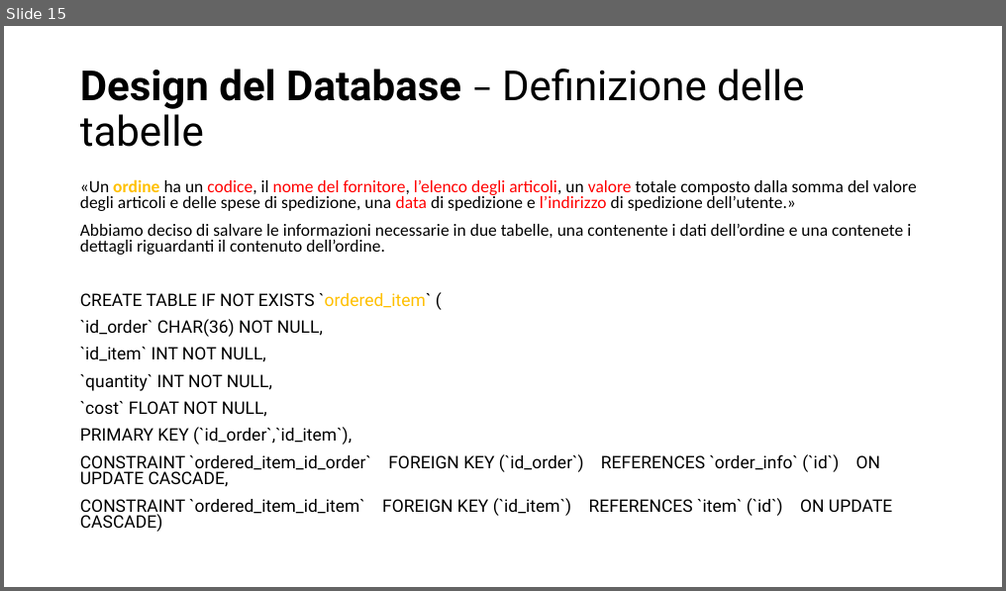
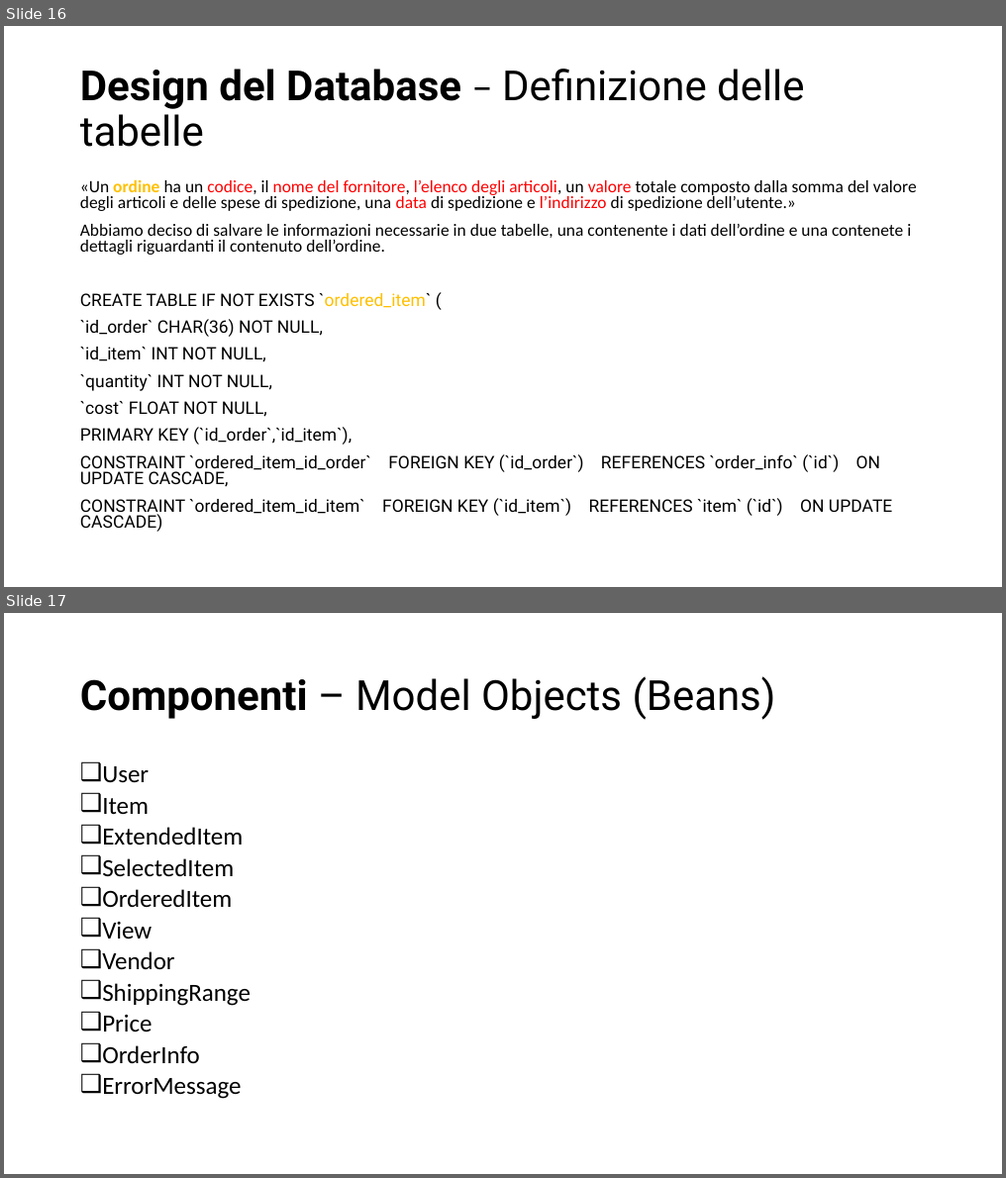
Before and after one commit to sofiamartellozzo/BigBang, a slide deck: docs/ideaPerLaPresentazione.pptx. Shown one above the other, each under a label of ours: slide 15 before the commit, slides 16 and 17 after it. The pictures are 1006x591 and 1006x1178 pixels, drawn with LibreOffice and Linux fonts; fonts in the diff are those of the drawing. Boxes give left, top, right and bottom in pixels: in the first picture for what was removed or moved away, otherwise in the second. Text is boxed around its words. In the diff, an @@ line names an element or a change of style, - is before the commit and + after.

```diff
--- a/docs/ideaPerLaPresentazione.pptx
+++ b/docs/ideaPerLaPresentazione.pptx
@@ slide 17 added at [4, 613, 1002, 1174], background #FFFFFF @@
@@ title added at [80, 676, 776, 720], 40 pt, text #000000 @@
+Componenti – Model Objects (Beans)
@@ text added at [102, 766, 251, 1099], 23.8 pt, text #000000 @@
+❑ User
+❑ Item
+❑ ExtendedItem
+❑ SelectedItem
+❑ OrderedItem
+❑ View
+❑ Vendor
+❑ ShippingRange
+❑ Price
+❑ OrderInfo
+❑ ErrorMessage
@@ what was slide 15 is now slide 16 @@
```
Also in this commit, not shown: 2 slides changed, 9 other slides added.
